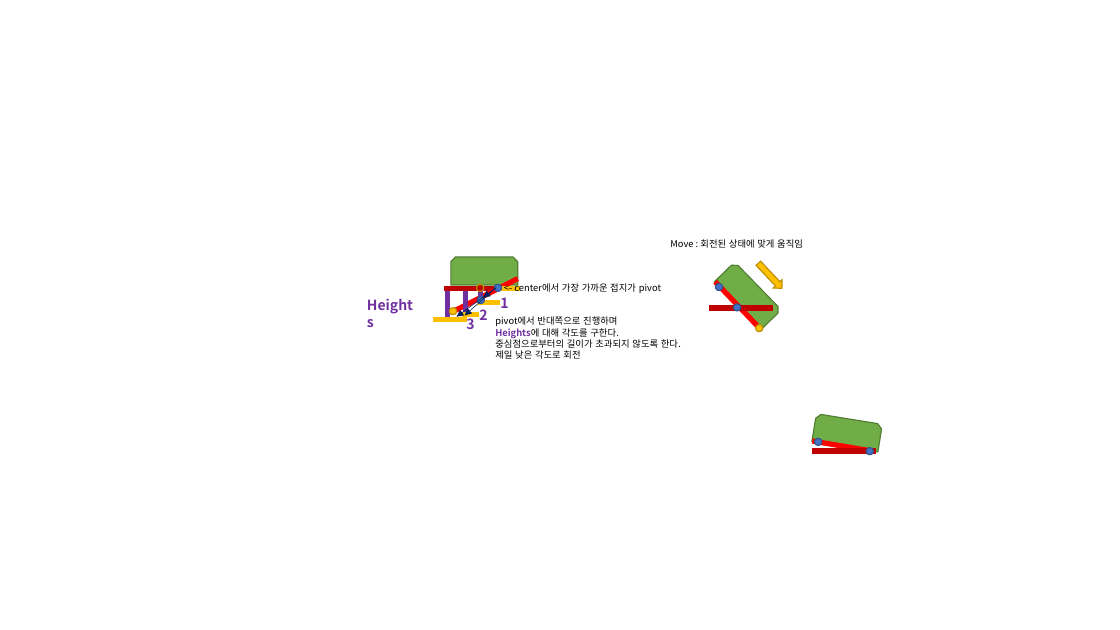
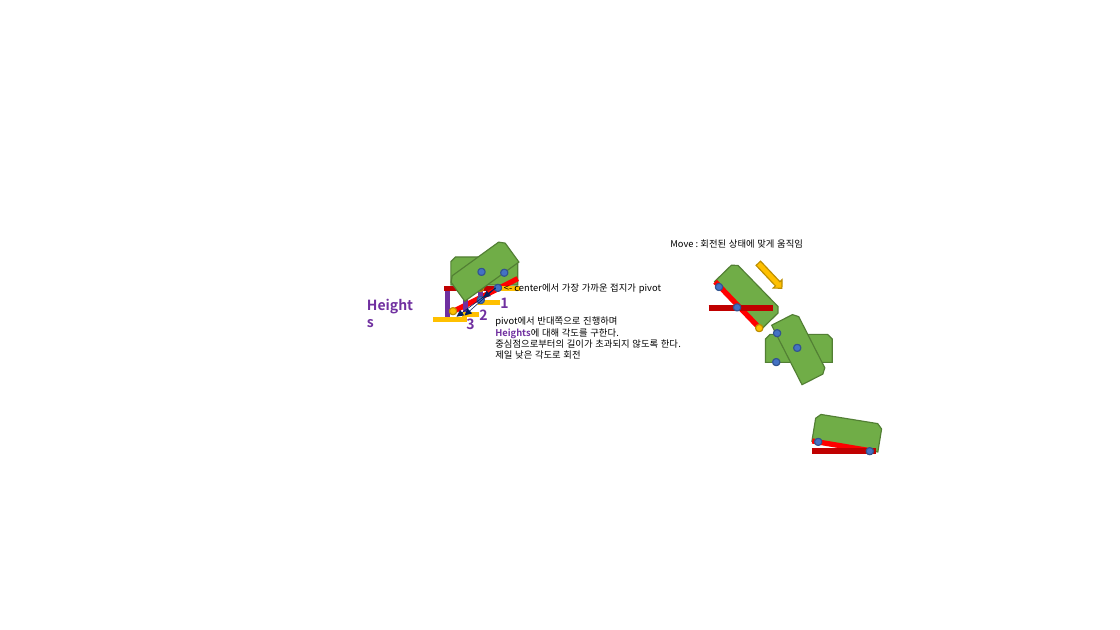
Before and after one commit to SaintPingu/2DGP-Project, a slide deck: slide 1 of docs/플레이어 회전.pptx. Drawn at 1120x630 pixels with LibreOffice and Linux fonts; fonts in the diff are those of the drawing; background and template pictures are left out. Boxes give left, top, right and bottom in pixels: in the first picture for what was removed or moved away, otherwise in the second. Text is boxed around its words. In the diff, an @@ line names an element or a change of style, - is before the commit and + after.

```diff
--- a/docs/플레이어 회전.pptx
+++ b/docs/플레이어 회전.pptx
@@ snip same rect added at (449,239,519,301), fill #70AD47, outline #538035 1 pt @@
@@ ellipse added at (478,269,486,276), fill #4472C4, outline #325491 1 pt @@
@@ ellipse added at (501,270,508,276), fill #4472C4, outline #325491 1 pt @@
@@ snip same rect added at (772,312,827,385), fill #70AD47, outline #538035 1 pt @@
@@ snip same rect added at (765,334,833,362), fill #70AD47, outline #538035 1 pt @@
@@ ellipse added at (773,359,781,365), fill #4472C4, outline #325491 1 pt @@
@@ ellipse added at (774,330,781,337), fill #4472C4, outline #325491 1 pt @@
@@ ellipse added at (794,344,802,351), fill #4472C4, outline #325491 1 pt @@
```
Also in this commit, not shown: 7 other files.
